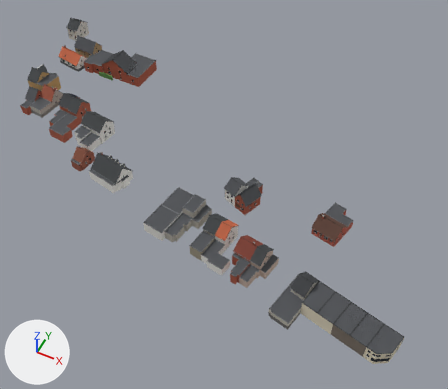
What one commit did to the glTF model web/public/models/molenhoek_end3.glb.
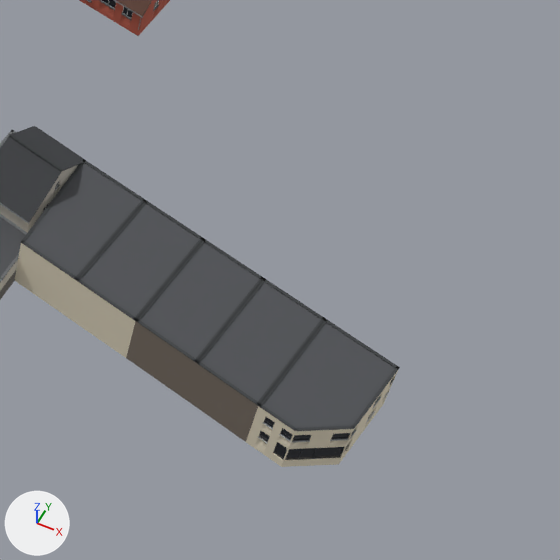
Each version is shown whole from a 50 mm camera at (112.7, -167.2, 198.8) aimed at (31.0, -3.7, -5.5), then close up on the part from 66% to 100% of the width and 61% to 100% of the height. Arrows for +X, +Y and +Z are at lower left; the lights stay in place. The first two pictures are the older version. Where no turn or scale is listed for an object, it has been applied to the vertices.

In view in the first close-up: 'mh_brick', 'mh_glass_in', 'mh_render', 'mh_roof', 'mh_stone' and 2 more.
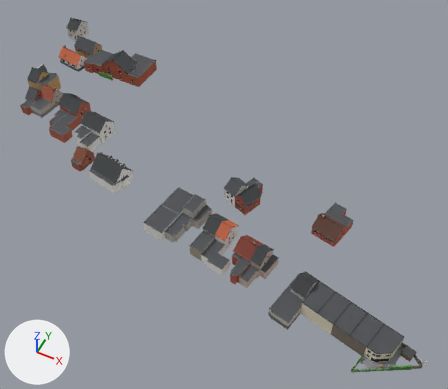
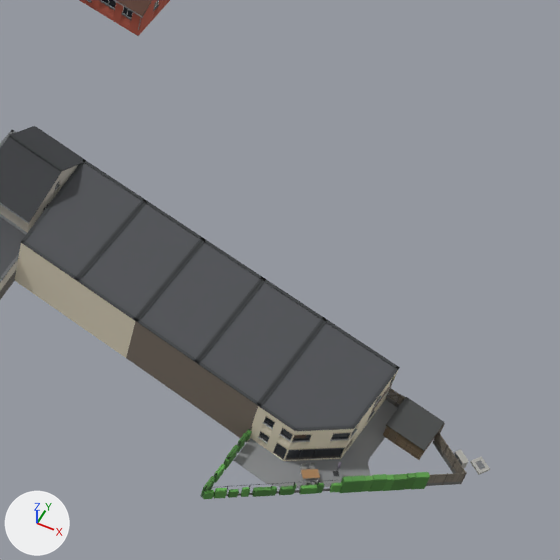
Boxes [x1, y1, x2, y2] around the edits, measured in the close-ups (560 x 560 px):
'mh_tiles', added: after [234, 400, 398, 488]
'mh_foliage_g', added (green): after [201, 429, 430, 499]
'mh_stone_g', added: after [213, 397, 490, 497]
'mh_render_g', added: after [383, 388, 467, 485]
'mh_panel_g', added: after [301, 429, 399, 485]
'mh_detail_g', added: after [202, 389, 485, 498]

The change, as a list of edits to the scene's bpy script:
```text
Add mat_mh_tiles:
    mat_mh_tiles = bpy.data.materials.new('mh_tiles')
    mat_mh_tiles.use_nodes = True; mat_mh_tiles.node_tree.nodes.clear()
    _N = mat_mh_tiles.node_tree.nodes; _L = mat_mh_tiles.node_tree.links
    n0 = _N.new('ShaderNodeBsdfPrincipled'); n0.name = 'Principled BSDF'
    n0.inputs[2].default_value = 0.9  # 'Roughness'
    n1 = _N.new('ShaderNodeOutputMaterial'); n1.name = 'Material Output'
    n2 = _N.new('ShaderNodeVertexColor'); n2.name = 'Color Attribute'
    _L.new(n0.outputs[0], n1.inputs[0])  # 'BSDF' to 'Surface'
    _L.new(n2.outputs[0], n0.inputs[0])  # 'Color' to 'Base Color'
Add mat_mh_stone_g:
    mat_mh_stone_g = bpy.data.materials.new('mh_stone_g')
    mat_mh_stone_g.use_nodes = True; mat_mh_stone_g.node_tree.nodes.clear()
    _N = mat_mh_stone_g.node_tree.nodes; _L = mat_mh_stone_g.node_tree.links
    n0 = _N.new('ShaderNodeBsdfPrincipled'); n0.name = 'Principled BSDF'
    n0.inputs[2].default_value = 0.9  # 'Roughness'
    n1 = _N.new('ShaderNodeOutputMaterial'); n1.name = 'Material Output'
    n2 = _N.new('ShaderNodeVertexColor'); n2.name = 'Color Attribute'
    _L.new(n0.outputs[0], n1.inputs[0])  # 'BSDF' to 'Surface'
    _L.new(n2.outputs[0], n0.inputs[0])  # 'Color' to 'Base Color'
Add mat_mh_render_g:
    mat_mh_render_g = bpy.data.materials.new('mh_render_g')
    mat_mh_render_g.use_nodes = True; mat_mh_render_g.node_tree.nodes.clear()
    _N = mat_mh_render_g.node_tree.nodes; _L = mat_mh_render_g.node_tree.links
    n0 = _N.new('ShaderNodeBsdfPrincipled'); n0.name = 'Principled BSDF'
    n0.inputs[2].default_value = 0.9  # 'Roughness'
    n1 = _N.new('ShaderNodeOutputMaterial'); n1.name = 'Material Output'
    n2 = _N.new('ShaderNodeVertexColor'); n2.name = 'Color Attribute'
    _L.new(n0.outputs[0], n1.inputs[0])  # 'BSDF' to 'Surface'
    _L.new(n2.outputs[0], n0.inputs[0])  # 'Color' to 'Base Color'
Add mat_mh_panel_g:
    mat_mh_panel_g = bpy.data.materials.new('mh_panel_g')
    mat_mh_panel_g.use_nodes = True; mat_mh_panel_g.node_tree.nodes.clear()
    _N = mat_mh_panel_g.node_tree.nodes; _L = mat_mh_panel_g.node_tree.links
    n0 = _N.new('ShaderNodeBsdfPrincipled'); n0.name = 'Principled BSDF'
    n1 = _N.new('ShaderNodeOutputMaterial'); n1.name = 'Material Output'
    n2 = _N.new('ShaderNodeVertexColor'); n2.name = 'Color Attribute'
    _L.new(n0.outputs[0], n1.inputs[0])  # 'BSDF' to 'Surface'
    _L.new(n2.outputs[0], n0.inputs[0])  # 'Color' to 'Base Color'
Add mat_mh_foliage_g:
    mat_mh_foliage_g = bpy.data.materials.new('mh_foliage_g')
    mat_mh_foliage_g.use_nodes = True; mat_mh_foliage_g.node_tree.nodes.clear()
    _N = mat_mh_foliage_g.node_tree.nodes; _L = mat_mh_foliage_g.node_tree.links
    n0 = _N.new('ShaderNodeBsdfPrincipled'); n0.name = 'Principled BSDF'
    n0.inputs[2].default_value = 0.9  # 'Roughness'
    n1 = _N.new('ShaderNodeOutputMaterial'); n1.name = 'Material Output'
    n2 = _N.new('ShaderNodeVertexColor'); n2.name = 'Color Attribute'
    _L.new(n0.outputs[0], n1.inputs[0])  # 'BSDF' to 'Surface'
    _L.new(n2.outputs[0], n0.inputs[0])  # 'Color' to 'Base Color'
Add mat_mh_detail_g:
    mat_mh_detail_g = bpy.data.materials.new('mh_detail_g')
    mat_mh_detail_g.use_nodes = True; mat_mh_detail_g.node_tree.nodes.clear()
    _N = mat_mh_detail_g.node_tree.nodes; _L = mat_mh_detail_g.node_tree.links
    n0 = _N.new('ShaderNodeBsdfPrincipled'); n0.name = 'Principled BSDF'
    n0.inputs[1].default_value = 0.1  # 'Metallic'
    n0.inputs[2].default_value = 0.55  # 'Roughness'
    n1 = _N.new('ShaderNodeOutputMaterial'); n1.name = 'Material Output'
    n2 = _N.new('ShaderNodeVertexColor'); n2.name = 'Color Attribute'
    _L.new(n0.outputs[0], n1.inputs[0])  # 'BSDF' to 'Surface'
    _L.new(n2.outputs[0], n0.inputs[0])  # 'Color' to 'Base Color'
Add ob_mh_tiles:
    ob_mh_tiles = bpy.data.objects.new('mh_tiles', me_mh_tiles)  # 18 vertices, 16 faces; spans x -6.36..6.36, y -6.74..6.74, z 0.0
    ob_mh_tiles.location = (116.2, -49.8, -1.6)
Add ob_mh_stone_g:
    ob_mh_stone_g = bpy.data.objects.new('mh_stone_g', me_mh_stone_g)  # 214 vertices, 362 faces; spans x -11.6..11.6, y -8.7..8.7, z -1.3..1.3
    ob_mh_stone_g.location = (120.0, -51.8, -0.4)
Add ob_mh_render_g:
    ob_mh_render_g = bpy.data.objects.new('mh_render_g', me_mh_render_g)  # 1924 vertices, 3246 faces; spans x -4.41..4.41, y -3.59..3.59, z -1.31..1.31
    ob_mh_render_g.location = (125.2, -46.6, -0.4)
Add ob_mh_panel_g:
    ob_mh_panel_g = bpy.data.objects.new('mh_panel_g', me_mh_panel_g)  # 104 vertices, 180 faces; spans x -3.62..3.62, y -4.18..4.18, z -1.16..1.16
    ob_mh_panel_g.location = (119.3, -51.2, -0.4)
Add ob_mh_foliage_g:
    ob_mh_foliage_g = bpy.data.objects.new('mh_foliage_g', me_mh_foliage_g)  # 416 vertices, 624 faces; spans x -9.2..9.2, y -5.4..5.4, z -1.2..1.2
    ob_mh_foliage_g.location = (117.4, -55.3, -0.5)
Add ob_mh_detail_g:
    ob_mh_detail_g = bpy.data.objects.new('mh_detail_g', me_mh_detail_g)  # 1304 vertices, 2010 faces; spans x -11.4..11.4, y -8.8..8.8, z -1.3..1.3
    ob_mh_detail_g.location = (119.8, -51.7, -0.4)
```
